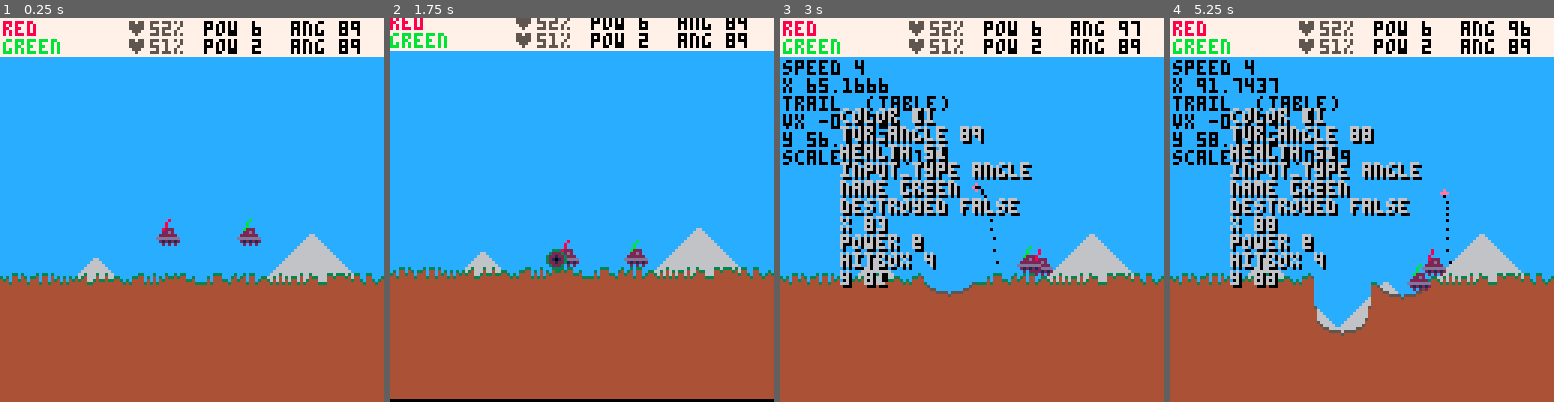
Above: before the commit, frames 1-4 (left to right).
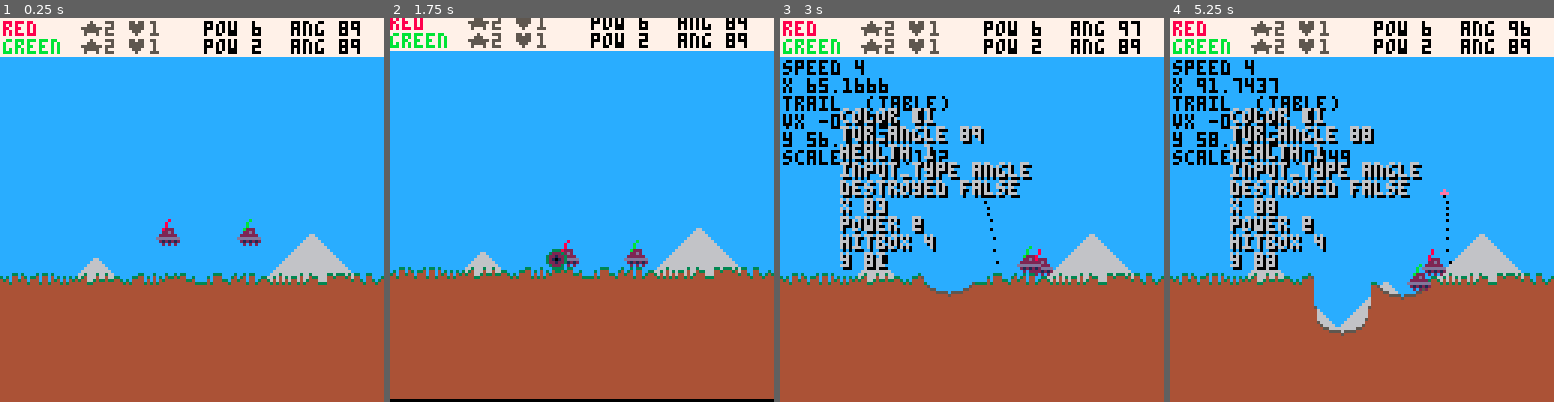
Above: after the commit, the same moments.

Repository: garrow/pico8
Game: PICO-8 cartridge carts/scorch.p8
The game is run twice, just before and just after one commit, with the same random seed, the same clock (stepped at 60 frames per second) and the same inputs.
Inputs:
- Up to frame 1 (0.25 s): no input
- Up to frame 2 (1.75 s): tap X (X key) at 0.33, 1.07 s; tap O (Z key) at 0.7, 1.7 s; hold Right from 1.6 s (still down)
- Up to frame 3 (3 s): tap X (X key) at 1.85, 2.97 s; release Right at 2.1 s; tap O (Z key) at 2.1, 2.5, 2.9 s; hold Up 2.15-2.42 s; hold Right from 2.47 s (still down)
- Up to frame 4 (5.25 s): release Right at 3.03 s; hold Left 3.08-3.58 s; tap O (Z key) every 0.4 s from 3.3 to 4.9 s; hold Down 3.63-3.97 s; hold Right 4.02-4.68 s; tap X (X key) at 4.08, 5.2 s; hold Up 4.73-5.03 s; hold Left from 5.08 s (still down)

The runs differ from the first frame. In frame 1, 0.6% of the frame differs, in the area x 21-48%, y 0-10%; in frame 2, 0.6%; in frame 3, 5.2%, in the area x 15-63%, y 0-71%; in frame 4, 5.2%.

Commit message:
Add game and rounds

Diff:
--- a/carts/scorch.p8
+++ b/carts/scorch.p8
@@ -2,10 +2,9 @@
 version 10
 __lua__
 -- todo
--- tank damage
+-- disable tank turret when destroyed
 -- make the terrain gen more lifelike
 -- fix shot physics vertical angles
--- make shots land at the point of impact on the terrain, not the top.
 -- track tank movement against terrain better
 -- expand game world to wider than screen
 -- add edge of screen as danger. water pit or whatever
@@ -13,6 +12,8 @@
 -- clouds & sky
 --
 -- done
+-- make shots land at the point of impact on the terrain, not the top.
+-- tank damage
 -- proper height based terrain destruction
 ;
 black = 0
@@ -55,6 +56,7 @@
 conf.tank_health = 100
 conf.max_power = 99
 conf.bullet_speed = 4
+conf.starting_score = 2
 -- conf.bullet_accel = 0.1
 conf.gravity = 0.3
 conf.use_screenshake = true
@@ -69,48 +71,48 @@
   -- tanks = {}
   t = 0
   sprite_anim_flip = false
+  game_over = false
 
   score = {}
   player_1 = {
     color = red,
-    name = "red"
+    name = "red",
+    score = conf.starting_score
   }
 
   player_2 = {
     color = brightgreen,
-    name = "green"
+    name = "green",
+    score = conf.starting_score
+
   }
 
-
-  start_game()
-end
-
-function start_game()
+  start_round()
+end
+
+function start_round()
   bullet = nil
   explosion = nil
   terrain = make_terrain(40)
   first_terrain = copy(terrain)
 
-  player1_tank = make_tank(player_1.name, player_1.color)
-  player2_tank = make_tank(player_2.name, player_2.color)
+  player1_tank = make_tank(player_1.color)
+  player2_tank = make_tank(player_2.color)
   tanks = {player1_tank, player2_tank}
 end
 
 
-function make_tank(name, color)
-  if not name then name = "bob" end
+function make_tank(color)
   if not color then color = rand(15) end
-
 
   local t = {}
   t.color      = color
   t.x          = 64 + rand(60) - 30
   t.y          = 64
-  t.name       = name
   t.tur_angle  = 89 -- flr(rnd(90)) + 90
   t.input_type = "angle"
   t.power      = rand(conf.max_power)
-  t.health     = flr(conf.tank_health / 2 +rnd(conf.tank_health / 2))
+  t.health     = 1
   t.destroyed  = false
   t.hitbox     = conf.tank_height
   -- temp
@@ -150,8 +152,18 @@
   return debug_table
 end
 
-function test_game_over(tank)
+function test_round_over(tank)
   if tank.destroyed and btn(5, 0) then
+    start_round()
+  end
+end
+
+function test_game_over(player)
+  if player.score < 1 then
+    game_over = true
+  end
+
+  if game_over and btn(5) and btn(4) then
     _init()
   end
 end
@@ -161,10 +173,20 @@
   t %= max_int
 
 
-
   tanks = { player1_tank, player2_tank }
 
-  foreach(tanks, test_game_over)
+  foreach(tanks, test_round_over)
+
+  test_game_over(player_1)
+  test_game_over(player_2)
+
+  if game_over then
+    return
+  end
+…(4 lines of a section not shown)…
 
   local player1_firing = btn(4, 0) and btnp(4, 0)
   local player2_firing = btn(4, 1) and btnp(4, 1)
@@ -183,8 +205,8 @@
     if not time_paused then
       explosion   = tick_explosion(explosion)
       terrain     = apply_terrain_destruction(terrain, explosion)
-      player1_tank = apply_tank_damage(player1_tank, explosion)
-      player2_tank = apply_tank_damage(player2_tank, explosion)
+      player1_tank = apply_tank_damage(player1_tank, explosion, player_1)
+      player2_tank = apply_tank_damage(player2_tank, explosion, player_2)
     end
   else
     if not bullet then
@@ -218,19 +240,6 @@
     end
   end
 
-  -- if btn(5, 0) and btnp(5,0) then
-  --   if player1_tank.input_type == "power" then
-  --     player1_tank.input_type = "angle"
-  --   else
-  --     if player1_tank.input_type == "angle" then
-  --       player1_tank.input_type = "power"
-  --     end
-  --   end
-  -- end
-…(4 lines of a section not shown)…
   move_player_tank(player1_tank, 0)
   move_player_tank(player2_tank, 1)
 
@@ -402,9 +410,7 @@
   return t
 end
 
-
-
-function apply_tank_damage(tank, exp)
+function apply_tank_damage(tank, exp, player)
   if not exp then return tank end
   if exp.final_damage == false then return tank end
 
@@ -416,13 +422,13 @@
   if exp.size >= dist then
     tank.health = 0
     tank.destroyed = true
+    player.score -= 1
   end
   -- reduce health
   -- tank.health = tank.health - max(0, exp.size - dist)
 
   return tank
 end
-
 
 -- return a list of x coordinates the size of the circle at that point.
 function generate_circle_heights(r, x, y)
@@ -458,8 +464,8 @@
   foreach(tanks, draw_tank)
 
   -- foreach(tanks, draw_healthbar)
-  draw_player_ui(player1_tank)
-  draw_player_ui(player2_tank, 6)
+  draw_player_ui(player_1, player1_tank)
+  draw_player_ui(player_2, player2_tank, 6)
   -- foreach(tanks, draw_player_ui)
 
   -- draw_healthbar(player1_tank)
@@ -490,6 +496,10 @@
     camera(0,0)
   end
 
+  if game_over then
+    print("game over", 64 - chars(9)/2,40,0)
+    print("press \x97 + \x97 to restart", 64 - chars(8),  40 + chars(1) + 1, 0)
+end
   -- reset to default palette
   pal()
 end
@@ -501,7 +511,7 @@
   return numchar * 5
 end
 
-function draw_player_ui(tank, frame_origin)
+function draw_player_ui(player, tank, frame_origin)
   -- tank.input_type
   if not frame_origin then frame_origin = 0 end
   local active = red
@@ -519,12 +529,14 @@
 
 
   rectfill(0,frame_origin, 128, frame_origin + 6, white)
-  print(tank.name, 1, base_y, tank.color)
+  print(player.name, 1, base_y, tank.color)
+
+  print("\x92"..player.score,     128 - chars(20) - 1, base_y, inactive)
+  print("\x87"..tank.health,     128 - chars(17) - 1, base_y, inactive)
 
   if tank.destroyed then
     print("<destroyed>", 128 - chars(12), base_y, red)
   else
-    print("\x87"..tank.health .."%",     128 - chars(17) - 1, base_y, inactive)
     print("pow "..tank.power,     128 - chars(12),     base_y, power_color)
     print("ang "..tank.tur_angle, 128 - chars(6) - 1,  base_y, angle_color)
   end
@@ -630,13 +642,22 @@
   if tank.destroyed == true then
     color = black
     -- TODO: Move to _draw or other fn
-    print("game over", 64 - chars(9)/2,40,0)
-    print("press \x97 to restart", 64 - chars(8),  40 + chars(1) + 1, 0)
+
     spr(flame_sprite, tank.x - tank.hitbox, 1+ tank.y - tank.hitbox*2, 1, 1, sprite_anim_flip)
     -- box_around(tank.x, tank.y, tank.hitbox)
   end
+  draw_round_over(tank)
 
   pal()
+end
+
+function draw_round_over(tank)
+  if game_over == true then return end
+  if tank.destroyed == false then return end
+
+  print("round over", 64 - chars(9)/2,40,0)
+  print("press \x97 to restart", 64 - chars(8),  40 + chars(1) + 1, 0)
+
 end
 
 ------------------------------------------------------------------------------------
